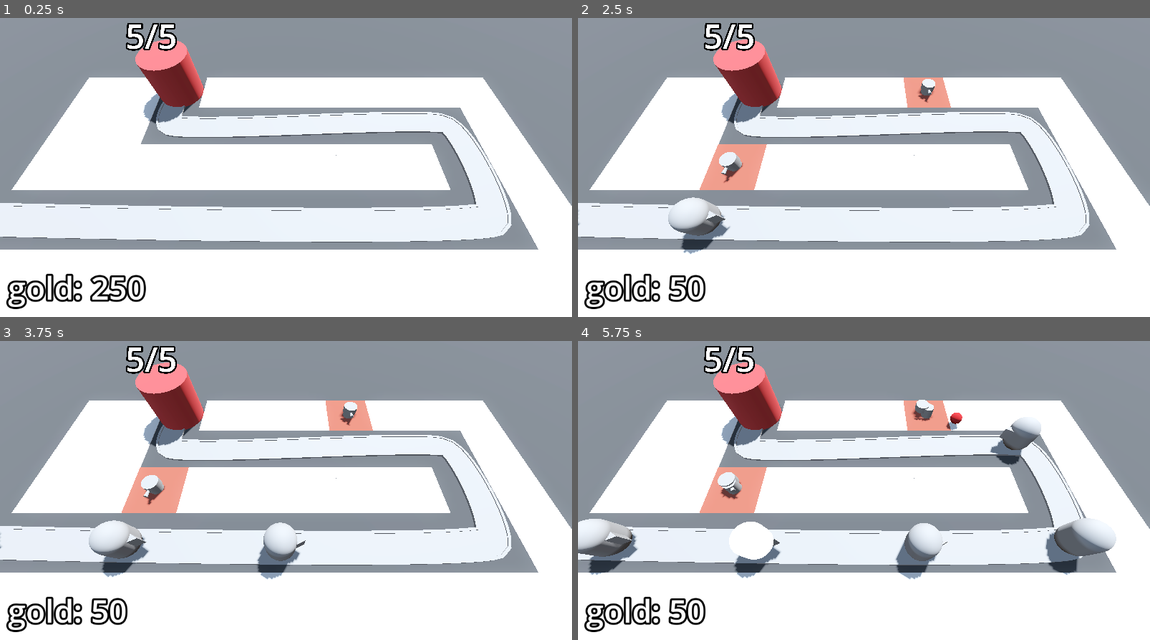
Above: before the commit, frames 1-4 (two rows, left to right).
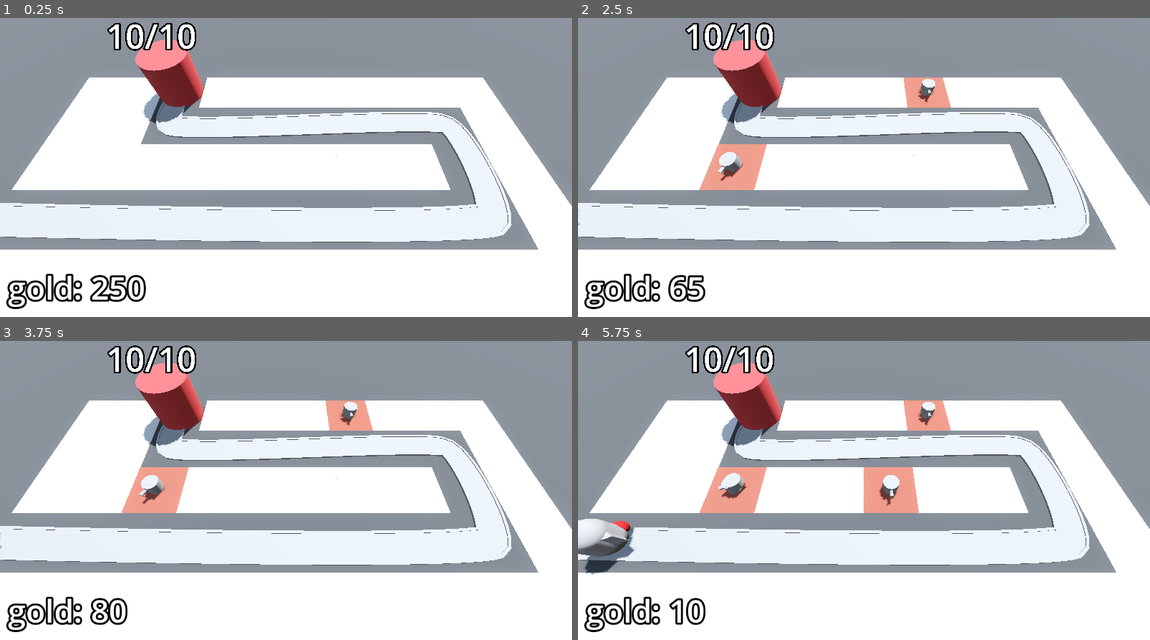
Above: after the commit, the same moments.

Repository: vibrunazo/godot-barbarian
Game: Godot game, scene res://levels/base_level.tscn
Same seed, same stepped clock (60 frames per second), same inputs: the game is played once before the commit and once after it.
Inputs (mouse positions are in pixels of both pictures, inside the frame that each line leads up to):
- Up to frame 1 (0.25 s): no input
- Up to frame 2 (2.5 s): tap Enter at 0.5 s; move the mouse to (989, 140) at 0.52 s; press the mouse at (989, 140) at 0.53 s; tap Space at 1.25 s; move the mouse to (749, 173) at 1.27 s; release the mouse at (749, 173) at 1.28 s; tap S (toggle_speed) at 1.35 s; move the mouse to (921, 83) at 2.02 s; press the mouse at (921, 83) at 2.03 s
- Up to frame 3 (3.75 s): move the mouse to (257, 544) at 2.77 s; release the mouse at (257, 544) at 2.78 s; tap S (toggle_speed) at 2.85 s; move the mouse to (457, 526) at 3.52 s; press the mouse at (457, 526) at 3.53 s
- Up to frame 4 (5.75 s): move the mouse to (692, 430) at 4.27 s; release the mouse at (692, 430) at 4.28 s; tap S (toggle_speed) at 4.35 s; move the mouse to (892, 478) at 5.02 s; press the mouse at (892, 478) at 5.03 s

The runs differ from the first frame. In frame 1, 0.7% of the frame differs, in the area x 18-35%, y 1-12%; in frame 2, 2.0%; in frame 3, 2.7%; in frame 4, 6.4%, in the area x 0-95%, y 1-95%.

Commit message:
57. Scaling Enemy Health

Diff:
--- a/base/base.tscn
+++ b/base/base.tscn
@@ -7,6 +7,7 @@
 
 [node name="Base" type="Node3D" groups=["base"]]
 script = ExtResource("1_tvla3")
+max_health = 10
 
 [node name="CSGCylinder3D" type="CSGCylinder3D" parent="."]
 transform = Transform3D(1, 0, 0, 0, 1, 0, 0, 0, 1, 0, 2, 0)
--- a/enemy/enemy.gd
+++ b/enemy/enemy.gd
@@ -33,6 +33,7 @@
 	if base:
 		base.take_damage()
 		set_process(false)
+		queue_free()
 
 func die() -> void:
 	if bank:
--- a/enemy/enemy_path.gd
+++ b/enemy/enemy_path.gd
@@ -25,9 +25,14 @@
 func spawn_enemy() -> void:
 	if not enemy_scene: return
 	var new_enemy: Enemy = enemy_scene.instantiate()
+	new_enemy.max_health = difficulty_manager.get_enemy_health()
 	add_child(new_enemy)
 	if difficulty_manager:
 		spawn_timer.wait_time = difficulty_manager.get_spawn_time()
 
 func _on_spawn_timer_timeout() -> void:
 	spawn_enemy()
+
+
+func _on_difficulty_manager_stop_spawning_enemies() -> void:
+	spawn_timer.stop()
--- a/game/difficulty_manager.gd
+++ b/game/difficulty_manager.gd
@@ -1,8 +1,11 @@
 class_name DifficultyManager
 extends Node
 
+signal stop_spawning_enemies
+
 @export var game_length: float = 30.0
 @export var spawn_time_curve: Curve
+@export var enemy_health_curve: Curve
 
 @onready var timer: Timer = $Timer
 
@@ -17,3 +20,11 @@
 func get_spawn_time() -> float:
 	if not spawn_time_curve: return 2
 	return spawn_time_curve.sample(game_progress_ratio())
+
+func get_enemy_health() -> float:
+	if not enemy_health_curve: return 50
+	return enemy_health_curve.sample(game_progress_ratio())
+
+
+func _on_timer_timeout() -> void:
+	stop_spawning_enemies.emit()
--- a/game/difficulty_manager.tscn
+++ b/game/difficulty_manager.tscn
@@ -8,10 +8,19 @@
 _data = [Vector2(0, 2), 0.0, 0.0, 0, 0, Vector2(1, 0.6), 0.0, 0.0, 0, 0]
 point_count = 2
 
+[sub_resource type="Curve" id="Curve_at8qg"]
+min_value = 10.0
+max_value = 110.0
+_data = [Vector2(0, 10), 0.0, 100.0, 0, 1, Vector2(1, 110), 100.0, 0.0, 1, 0]
+point_count = 2
+
 [node name="DifficultyManager" type="Node"]
 script = ExtResource("1_cklnc")
-game_length = 60.0
+game_length = 120.0
 spawn_time_curve = SubResource("Curve_6be53")
+enemy_health_curve = SubResource("Curve_at8qg")
 
 [node name="Timer" type="Timer" parent="."]
 one_shot = true
+
+[connection signal="timeout" from="Timer" to="." method="_on_timer_timeout"]
--- a/levels/base_level.tscn
+++ b/levels/base_level.tscn
@@ -137,3 +137,5 @@
 label_settings = SubResource("LabelSettings_njm1j")
 
 [node name="DifficultyManager" parent="." instance=ExtResource("9_48gdr")]
+
+[connection signal="stop_spawning_enemies" from="DifficultyManager" to="EnemyPath" method="_on_difficulty_manager_stop_spawning_enemies"]
Not shown: 1 places in game/difficulty_manager.tscn that only renumber resources
